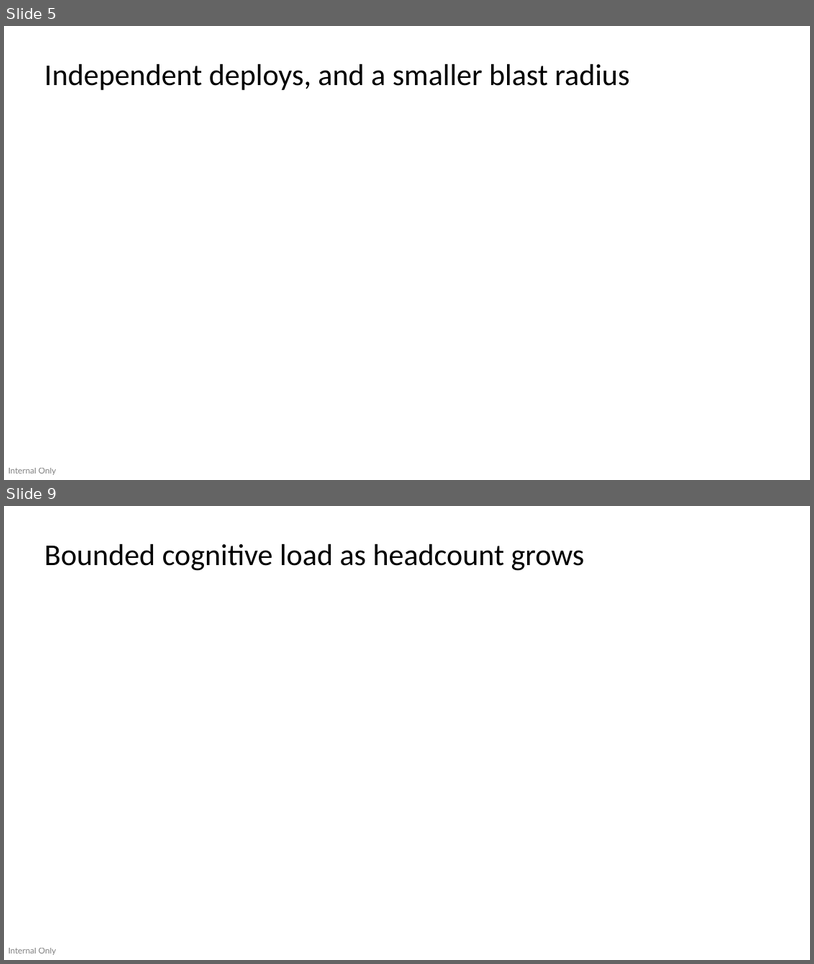
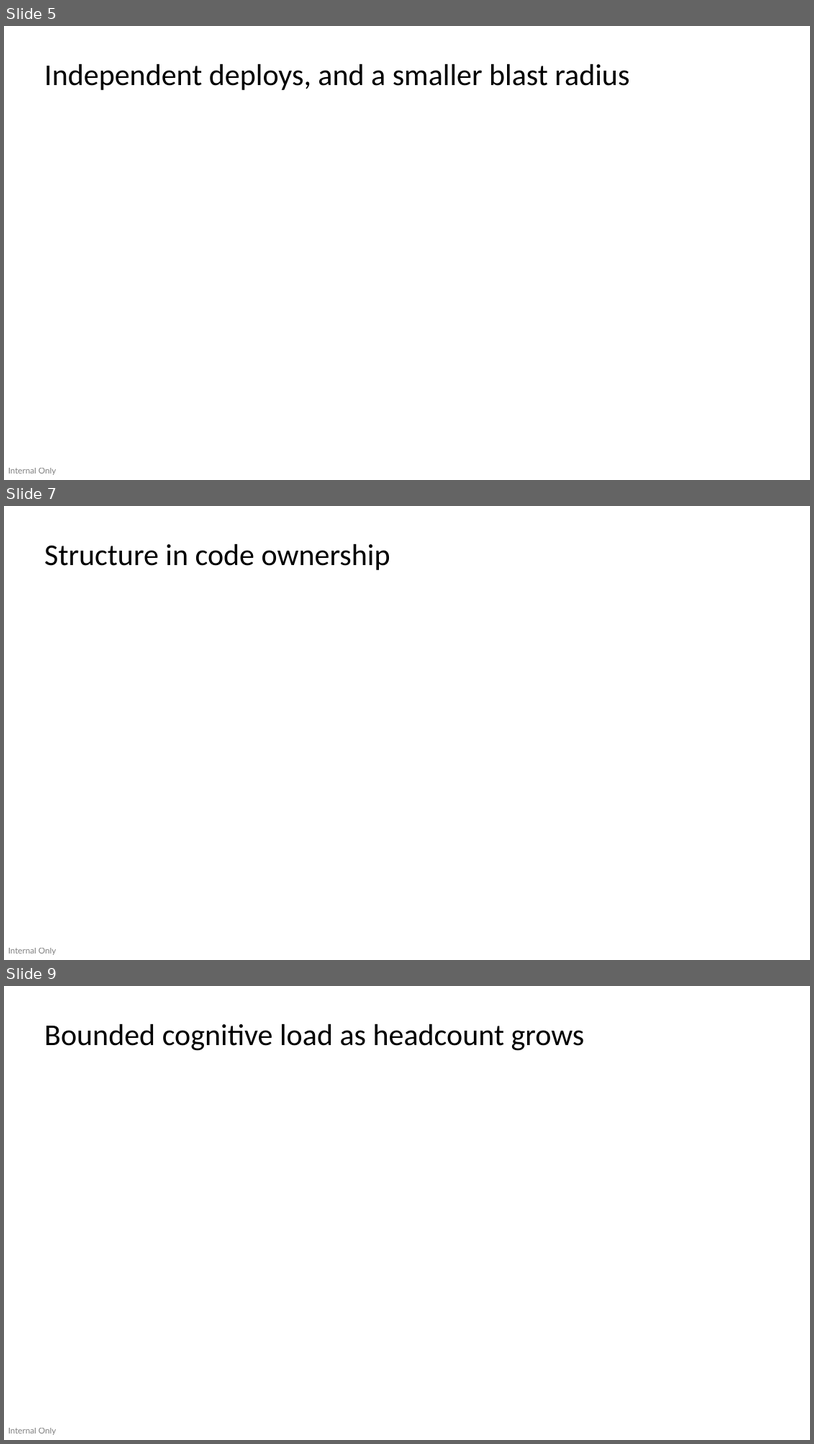
Before and after one commit to devlinduldulao/module-federation-demo, a slide deck: presentation/module-federation.pptx. Shown one above the other, each under a label of ours: slides 5 and 9 before the commit, slides 5, 7 and 9 after it; the slides between them are not shown. The pictures are 814x964 and 814x1444 pixels, drawn with LibreOffice and Linux fonts; fonts in the diff are those of the drawing. Boxes give left, top, right and bottom in pixels: in the first picture for what was removed or moved away, otherwise in the second. Text is boxed around its words. In the diff, an @@ line names an element or a change of style, - is before the commit and + after.

```diff
--- a/presentation/module-federation.pptx
+++ b/presentation/module-federation.pptx
@@ slide 7 added at [4, 506, 810, 960], background #FFFFFF; not listed: 1 template element that a slide beside it also shows @@
@@ text added at [44, 544, 391, 570], 36 pt, text #000000 @@
+Structure in code ownership
```
Also in this commit, not shown: 5 slides changed, 1 slide removed, 1 other file.
